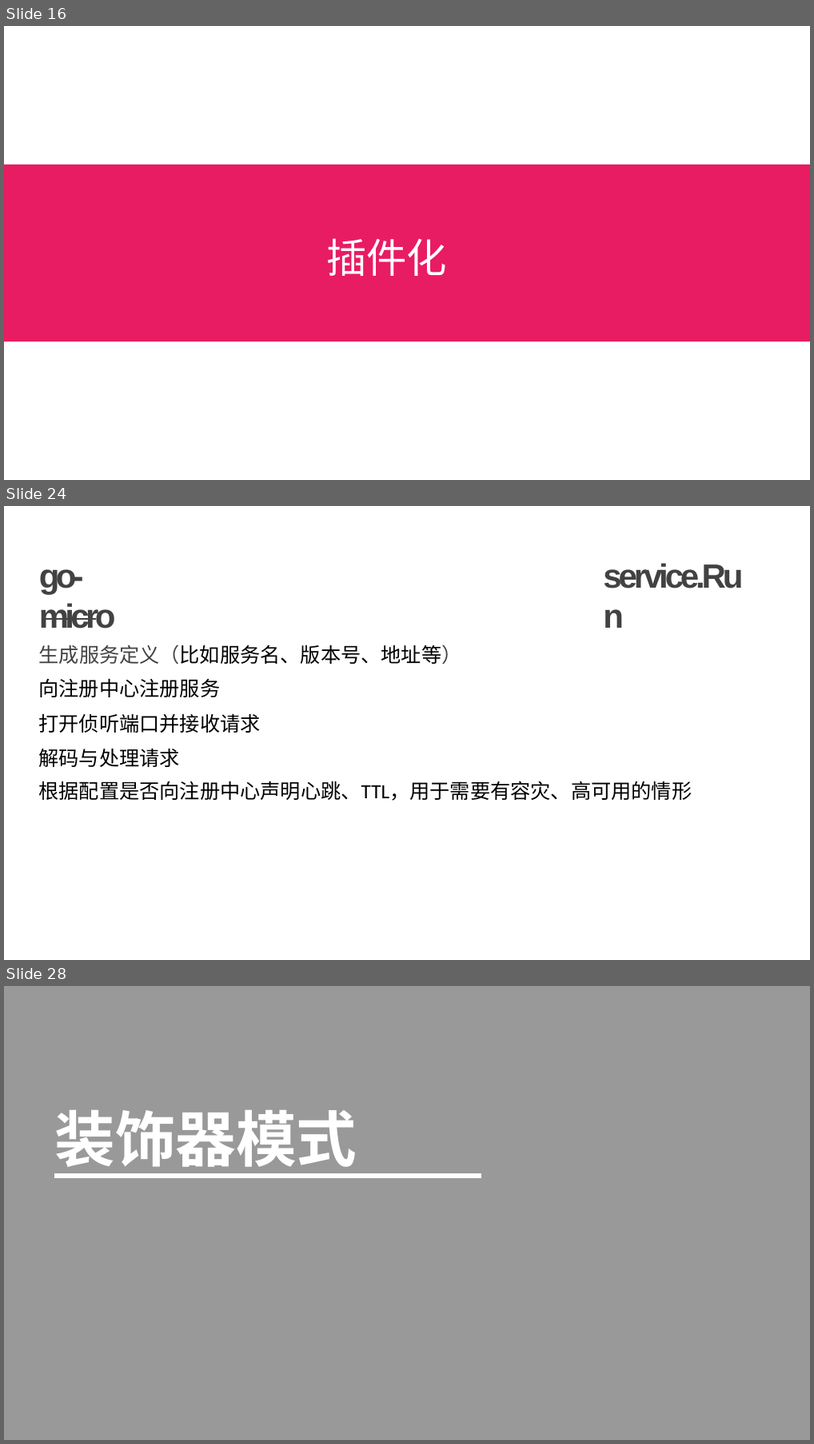
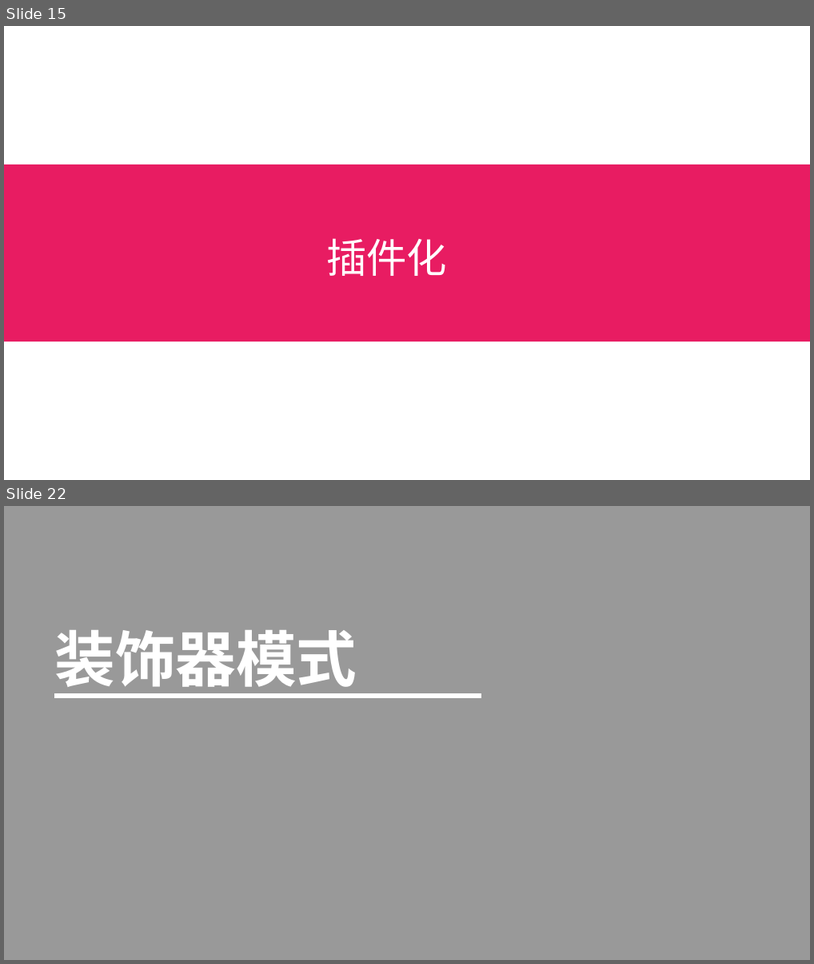
Before and after one commit to printfcoder/stack-rpc-tutorials, a slide deck: others/share/learning-go/【第一期】Go-Micro框架设计.pptx. Shown one above the other, each under a label of ours: slides 16, 24 and 28 before the commit, slides 15 and 22 after it; the slides between them are not shown. The pictures are 814x1444 and 814x964 pixels, drawn with LibreOffice and Linux fonts; fonts in the diff are those of the drawing. Boxes give left, top, right and bottom in pixels: in the first picture for what was removed or moved away, otherwise in the second. Text is boxed around its words. In the diff, an @@ line names an element or a change of style, - is before the commit and + after.

```diff
--- a/others/share/learning-go/【第一期】Go-Micro框架设计.pptx
+++ b/others/share/learning-go/【第一期】Go-Micro框架设计.pptx
@@ slide 24 removed at (4, 506, 810, 960), background #FFFFFF @@
@@ title removed at (39, 569, 116, 628) @@
-go-micro
@@ text removed at (603, 563, 743, 588) @@
-service.Run
@@ freeform shape removed at (42, 618, 96, 618) @@
@@ text removed at (39, 644, 462, 664) @@
-生成服务定义（比如服务名、版本号、地址等）
@@ text removed at (38, 678, 220, 697) @@
-向注册中心注册服务
@@ text removed at (38, 713, 260, 732) @@
-打开侦听端口并接收请求
@@ text removed at (39, 748, 180, 767) @@
-解码与处理请求
@@ text removed at (38, 780, 692, 800) @@
-根据配置是否向注册中心声明心跳、TTL，用于需要有容灾、高可用的情形
@@ what was slide 16 is now slide 15 @@
@@ what was slide 28 is now slide 22 @@
```
Also in this commit, not shown: 6 slides changed, 3 slides added, 8 other slides removed.
